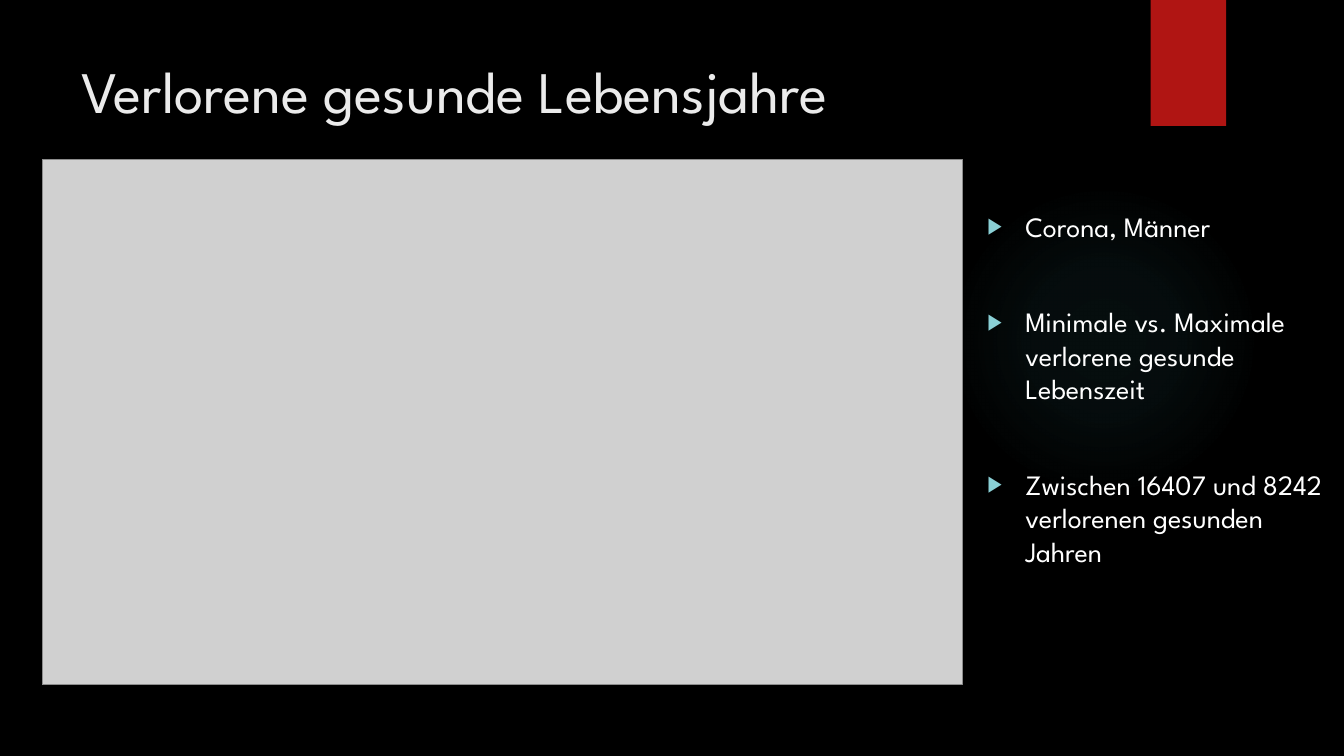
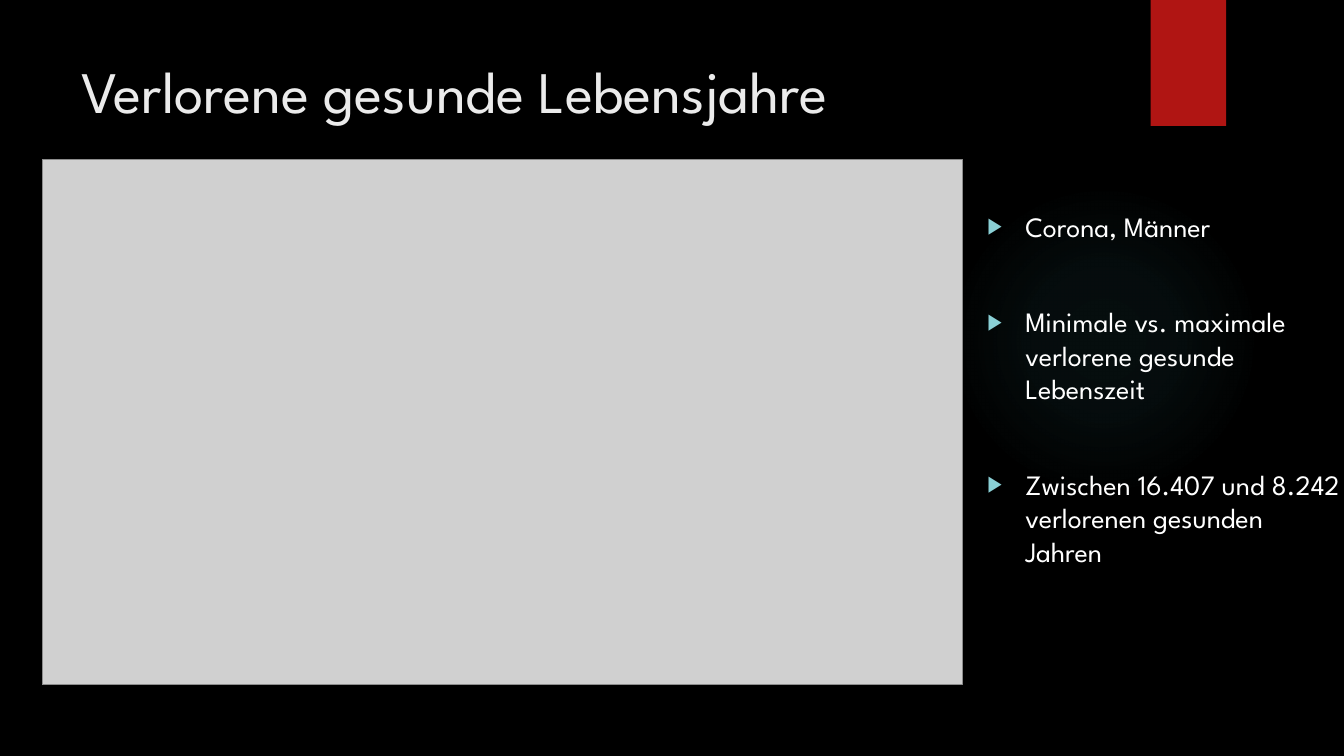
Before and after one commit to Flatric/PMDS, a slide deck: slide 9 of Präsi/Zwischenstand SW6.pptx. Drawn at 1344x756 pixels with LibreOffice and Linux fonts; fonts in the diff are those of the drawing; grey boxes stand for pictures; background and template pictures are left out. Boxes give left, top, right and bottom in pixels: in the first picture for what was removed or moved away, otherwise in the second. Text is boxed around its words. In the diff, an @@ line names an element or a change of style, - is before the commit and + after.

```diff
--- a/Präsi/Zwischenstand SW6.pptx
+++ b/Präsi/Zwischenstand SW6.pptx
@@ text at (x1=1025, y1=312, x2=1340, y2=563): text changed @@
-▶ Minimale vs. Maximale verlorene gesunde Lebenszeit
-▶ Zwischen 16407 und 8242 verlorenen gesunden Jahren
+▶ Minimale vs. maximale verlorene gesunde Lebenszeit
+▶ Zwischen 16.407 und 8.242 verlorenen gesunden Jahren
```
Also in this commit, not shown: 4 other slides changed, 1 slide added, 1 slide removed.
